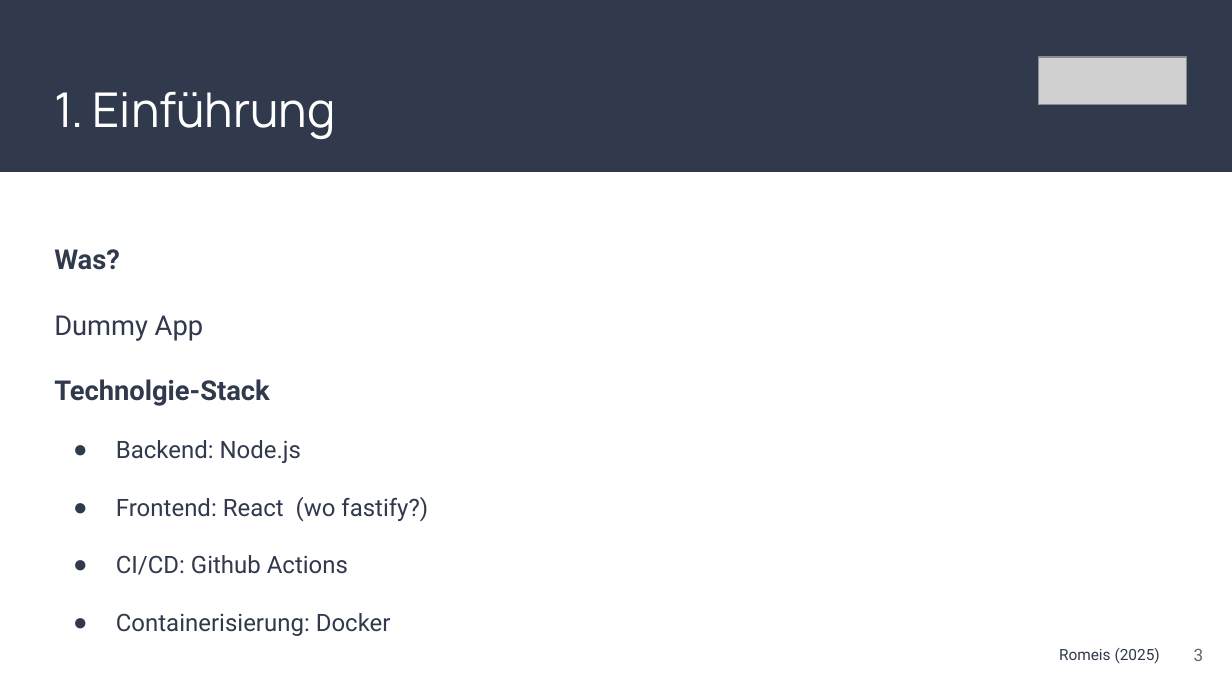
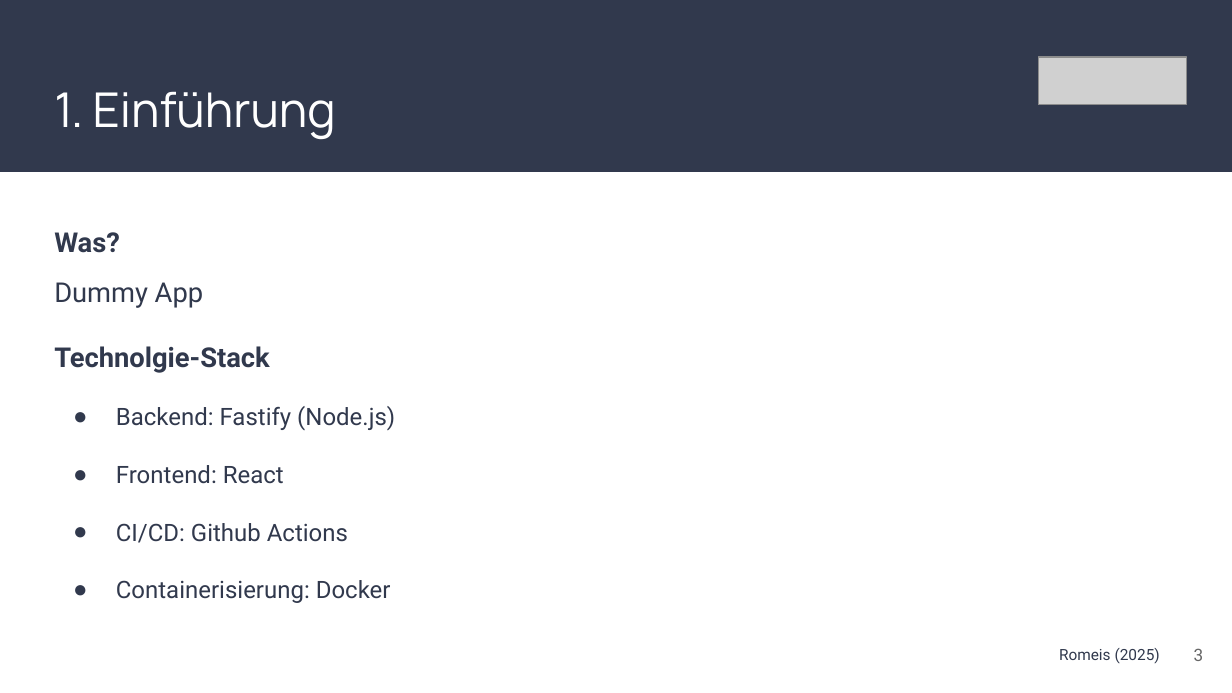
Before and after one commit to FiJoRom/DevOps-Task-Manager, a slide deck: slide 3 of Präsentation_DevOps_Romeis.pptx. Drawn at 1232x693 pixels with LibreOffice and Linux fonts; fonts in the diff are those of the drawing; grey boxes stand for pictures. Boxes give left, top, right and bottom in pixels: in the first picture for what was removed or moved away, otherwise in the second. Text is boxed around its words. In the diff, an @@ line names an element or a change of style, - is before the commit and + after.

```diff
--- a/Präsentation_DevOps_Romeis.pptx
+++ b/Präsentation_DevOps_Romeis.pptx
@@ text at box(54, 232, 203, 308): line spacing 2 to 1.5 @@
@@ text at box(116, 406, 395, 484): text changed @@
-● Backend: Node.js
-● Frontend: React (wo fastify?)
+● Backend: Fastify (Node.js)
+● Frontend: React
```
Also in this commit, not shown: 2 other slides changed, 10 slides added, 4 slides removed, 1 other file.
